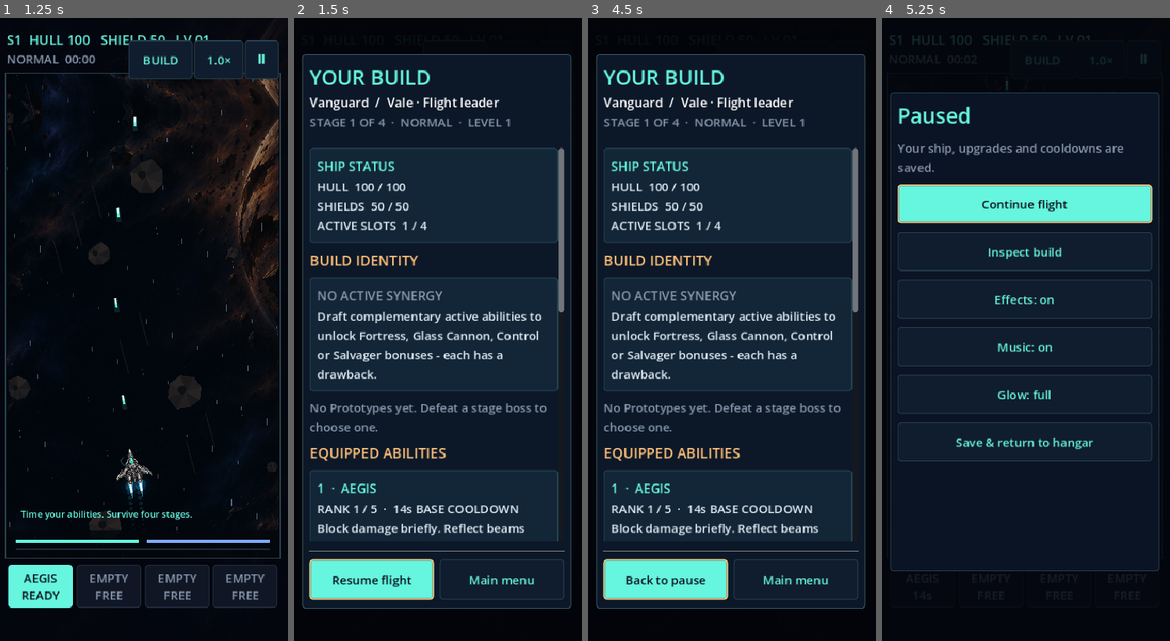
Above: before the commit, frames 1-4 (left to right).
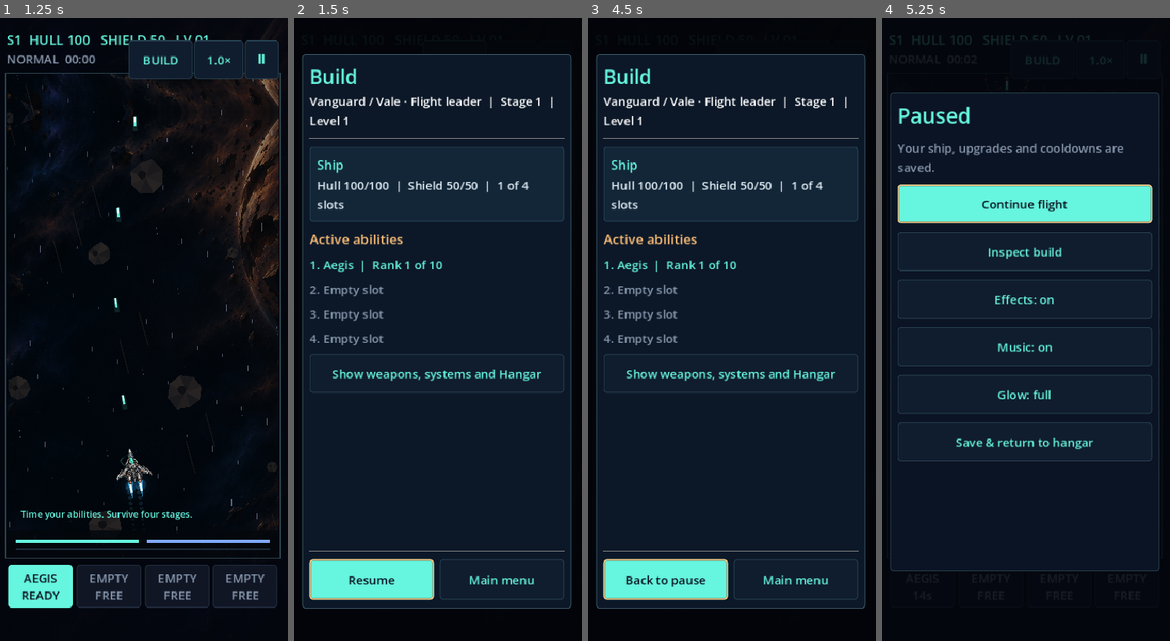
Above: after the commit, the same moments.

Repository: killjoy00/StarRun
Game: Godot game, scene res://scenes/main.tscn
Same seed, same stepped clock (60 frames per second), same inputs: the game is played once before the commit and once after it.
Inputs (mouse positions are in pixels of both pictures, inside the frame that each line leads up to):
- Up to frame 1 (1.25 s): click "Launch new flight" at 0.5 s
- Up to frame 2 (1.5 s): click "BUILD" at 1.25 s
- Up to frame 3 (4.5 s): click (665, 578) at 2 s, where only the run before the commit has a clickable "Resume flight"; click "AEGIS READY" at 2.75 s; click "Ⅱ" at 3.5 s; click "Inspect build" at 4.25 s
- Up to frame 4 (5.25 s): click "Back to pause" at 5 s

Frame 1 is identical in both runs. In frame 2, 12% of the frame differs, in the area x 5-95%, y 8-92%; in frame 3, 12%; in frame 4, nothing differs.

Commit message:
ux: compact Build summary with fused skills, passive pairs and optional details

Diff:
--- a/scripts/main.gd
+++ b/scripts/main.gd
@@ -1124,76 +1124,64 @@
 	var header: VBoxContainer = view.header
 	var body: VBoxContainer = view.body
 	var footer: HBoxContainer = view.footer
-	_label(header, "YOUR BUILD", 27, CYAN)
-	_wrapped(header, "%s  /  %s" % [Catalog.ship(sim.ship_id).name, Catalog.pilot(sim.pilot_id).name], 17, Color.WHITE)
-	_wrapped(header, "STAGE %d OF %d  ·  %s  ·  LEVEL %d" % [sim.stage, sim.stage_count(), sim.difficulty.to_upper(), sim.level], 15, MUTED)
-	_reading_card(body, "SHIP STATUS", "HULL  %d / %d\nSHIELDS  %d / %d\nACTIVE SLOTS  %d / 4" % [sim.hull, sim.max_hull, sim.shield, sim.max_shield, sim.active_slots.size()])
-	_label(body, "BUILD IDENTITY", 19, AMBER)
-	var active_combos: Array = sim.active_synergies()
-	if active_combos.is_empty():
-		_reading_card(body, "NO ACTIVE SYNERGY", "Draft complementary active abilities to unlock Fortress, Glass Cannon, Control or Salvager bonuses - each has a drawback.", MUTED)
-	for combo in active_combos:
-		_reading_card(body, str(combo.name), str(combo.description), CYAN)
-	if sim.prototypes.is_empty():
-		_wrapped(body, "No Prototypes yet. Defeat a stage boss to choose one.", 15, MUTED)
-	for id in sim.prototypes:
-		var spec: Dictionary = sim.prototype_spec(str(id))
-		_reading_card(body, "PROTOTYPE  ·  " + str(spec.name), "BENEFIT  %s\nTRADEOFF  %s" % [spec.benefit, spec.cost], AMBER)
-	if not sim.route_choice.is_empty():
-		_wrapped(body, "Current route: %s  ·  %s" % [sim.route_choice.to_upper(), "Extra enemy pressure" if sim.stage_risk > 1.0 else ("Weapon overclock" if sim.stage_power > 1.0 else "Reinforced hull")], 15, CYAN)
-	_label(body, "EQUIPPED ABILITIES", 19, AMBER)
-	var active_grid := GridContainer.new()
-	active_grid.columns = 1 if _compact_ui() else 2
-	active_grid.size_flags_horizontal = Control.SIZE_EXPAND_FILL
-	active_grid.add_theme_constant_override("h_separation", 8)
-	active_grid.add_theme_constant_override("v_separation", 8)
-	body.add_child(active_grid)
+	_label(header, "Build", 26, CYAN)
+	_wrapped(header, "%s / %s  |  Stage %d  |  Level %d" % [Catalog.ship(sim.ship_id).name, Catalog.pilot(sim.pilot_id).name, sim.stage, sim.level], 15, Color.WHITE)
+	_reading_card(body, "Ship", "Hull %d/%d  |  Shield %d/%d  |  %d of 4 slots" % [sim.hull, sim.max_hull, sim.shield, sim.max_shield, sim.active_slots.size()])
+	_label(body, "Active abilities", 18, AMBER)
 	for slot in range(Catalog.ACTIVE_SLOTS):
 		if slot >= sim.active_slots.size():
-			_reading_card(active_grid, "%d  ·  EMPTY SLOT" % (slot + 1), "Choose an ability from your next level-up.", MUTED)
+			_wrapped(body, "%d. Empty slot" % (slot + 1), 16)
 			continue
 		var id: String = str(sim.active_slots[slot])
-		var rank: int = int(sim.upgrades.get(id, 0))
-		var desc := ""
-		for card in sim.content.cards:
-			if card.id == id:
-				desc = str(card.description)
-				break
-		var recharge := int(sim.content.abilities[id].cooldown)
-		_reading_card(active_grid, "%d  ·  %s" % [slot + 1, sim.content.abilities[id].name.to_upper()], "RANK %d / 5  ·  %ds BASE COOLDOWN\n%s" % [rank, recharge, desc], CYAN)
-	_label(body, "AUTOMATIC WEAPONS", 19, AMBER)
-	var weapons := 0
-	for entry in sim.content.cards:
-		if entry.tag != "WEAPON" or int(sim.upgrades.get(entry.id, 0)) <= 0:
-			continue
-		weapons += 1
-		_reading_card(body, str(entry.name), "Rank %d of %d · %s" % [sim.upgrades[entry.id], entry.max, entry.description])
-	if weapons == 0:
-		_wrapped(body, "No automatic weapon modules installed.", 15)
-	_label(body, "Ship systems", 19, AMBER)
-	var systems: Array = []
-	for entry in sim.content.cards:
-		if entry.tag == "SYSTEM" and int(sim.upgrades.get(entry.id, 0)) > 0:
-			systems.append(entry)
-	for index in range(systems.size() if build_show_all else mini(3, systems.size())):
-		var entry: Dictionary = systems[index]
-		_reading_card(body, str(entry.name), "Rank %d of %d · %s" % [sim.upgrades[entry.id], entry.max, entry.description])
-	if systems.size() > 3:
-		_button(body, "Show less" if build_show_all else "Show all %d installed systems" % systems.size(), _toggle_build_details)
-	var hangar_count := 0
-	var hangar_lines := PackedStringArray()
-	for entry in Catalog.HANGAR:
-		var rank: int = int(sim.meta.get(entry.id, 0))
-		if rank > 0:
-			hangar_count += 1
-			hangar_lines.append("%s  ·  %d/%d" % [entry.name, rank, entry.max])
-	var support := "%d permanent Hangar upgrades active on this flight." % hangar_count
-	if build_show_all and hangar_count > 0:
-		support += "\n" + "\n".join(hangar_lines)
-	_reading_card(body, "HANGAR SUPPORT", support, AMBER)
-	var resume := _reading_cta(footer, "Back to pause" if build_return_mode == "paused" else "Resume flight", _toggle_pause, true)
+		var fused: Dictionary = sim.fusion_spec(id)
+		if not fused.is_empty():
+			var part_a: String = str(fused.parts[0])
+			var part_b: String = str(fused.parts[1])
+			_wrapped(body, "%d. %s (fused)\n    %s rank %d + %s rank %d" % [slot + 1, fused.name, sim.content.abilities[part_a].name, sim.upgrades[part_a], sim.content.abilities[part_b].name, sim.upgrades[part_b]], 16, CYAN)
+		else:
+			_wrapped(body, "%d. %s  |  Rank %d of 10" % [slot + 1, sim.content.abilities[id].name, sim.upgrades[id]], 16, CYAN)
+	var pairs: Array = sim.active_passive_links()
+	if not pairs.is_empty():
+		_label(body, "Paired upgrades", 18, AMBER)
+		for i in range(pairs.size() if build_show_all else mini(3, pairs.size())):
+			_wrapped(body, str(pairs[i].name) + ": " + str(pairs[i].description), 15)
+		if not build_show_all and pairs.size() > 3:
+			_wrapped(body, "%d more pairs. Open details to see them." % (pairs.size() - 3), 15)
+	var combos: Array = sim.active_synergies()
+	if not combos.is_empty():
+		_label(body, "Build bonuses", 18, AMBER)
+		for combo in combos:
+			_wrapped(body, str(combo.name).capitalize() + ": " + str(combo.description), 15)
+	if not sim.prototypes.is_empty():
+		_label(body, "PROTOTYPES", 18, AMBER)
+		for id in sim.prototypes:
+			var spec: Dictionary = sim.prototype_spec(str(id))
+			_wrapped(body, str(spec.name) + ": " + str(spec.benefit) + ". Cost: " + str(spec.cost), 15)
+	if not sim.route_choice.is_empty():
+		_wrapped(body, "Current route: " + sim.route_choice.capitalize(), 15, CYAN)
+	_button(body, "Hide equipment details" if build_show_all else "Show weapons, systems and Hangar", _toggle_build_details)
+	if build_show_all:
+		_label(body, "Automatic weapons", 18, AMBER)
+		for entry in sim.content.cards:
+			if entry.tag == "WEAPON" and int(sim.upgrades.get(entry.id, 0)) > 0:
+				_wrapped(body, "%s  |  Rank %d/10\n%s" % [entry.name, sim.upgrades[entry.id], entry.description], 15)
+		_label(body, "Ship systems", 18, AMBER)
+		for entry in sim.content.cards:
+			if entry.tag == "SYSTEM" and int(sim.upgrades.get(entry.id, 0)) > 0:
+				_wrapped(body, "%s  |  Rank %d/10\n%s" % [entry.name, sim.upgrades[entry.id], entry.description], 15)
+		_label(body, "Hangar upgrades", 18, AMBER)
+		var hangar_count := 0
+		for entry in Catalog.HANGAR:
+			var rank: int = int(sim.meta.get(entry.id, 0))
+			if rank > 0:
+				hangar_count += 1
+				_wrapped(body, "%s  |  Rank %d" % [entry.name, rank], 15)
+		if hangar_count == 0:
+			_wrapped(body, "No Hangar upgrades yet.", 15)
+	var resume := _reading_cta(footer, "Back to pause" if build_return_mode == "paused" else "Resume", _toggle_pause, true)
 	_reading_cta(footer, "Main menu", _build_to_menu)
 	resume.grab_focus()
+
 
 func _toggle_build_details() -> void:
 	build_show_all = not build_show_all
